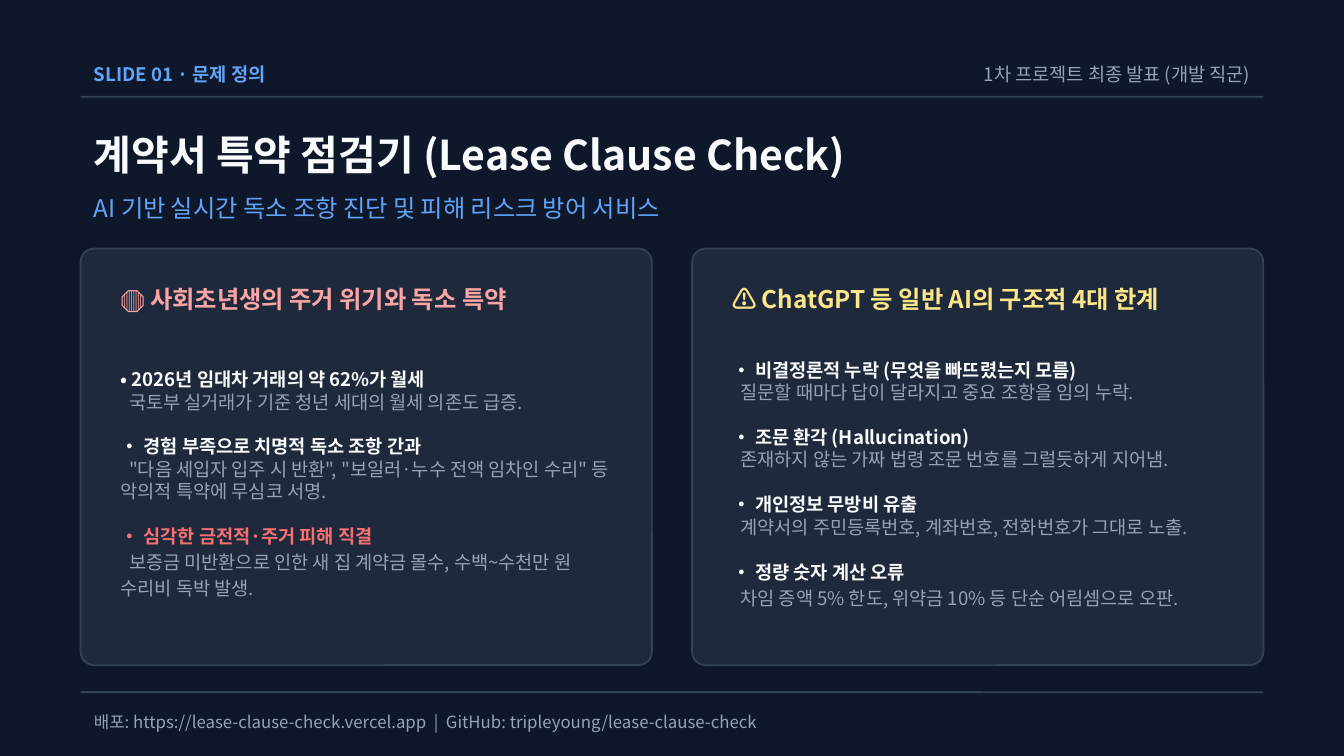
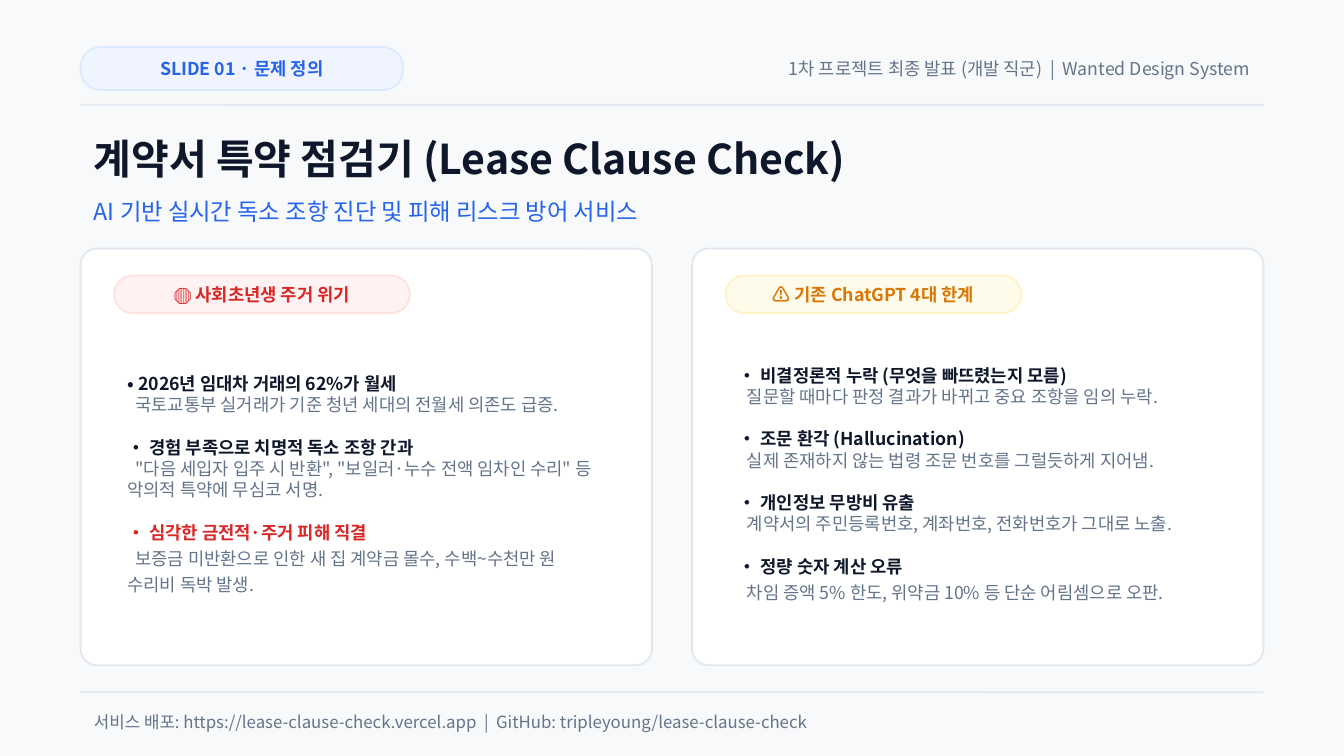
Before and after one commit to tripleyoung/lease-clause-check, a slide deck: slide 1 of submission/01_발표자료_계약서특약점검기.pptx. Drawn at 1344x756 pixels with LibreOffice and Linux fonts; fonts in the diff are those of the drawing. Boxes give left, top, right and bottom in pixels: in the first picture for what was removed or moved away, otherwise in the second. Text is boxed around its words. In the diff, an @@ line names an element or a change of style, - is before the commit and + after.

Commit message:
style(presentation): 원티드 디자인 시스템(Montage UI) 전면 적용 (화이트 캔버스, 인디고 필 배지, 모던 카드 그리드)

```diff
--- a/submission/01_발표자료_계약서특약점검기.pptx
+++ b/submission/01_발표자료_계약서특약점검기.pptx
@@ background #0F172A to #F8F9FA @@
@@ text "SLIDE 01 · 문제 정의": place and size @@
-text "SLIDE 01 · 문제 정의" at box(94, 65, 265, 83)
+text "SLIDE 01 · 문제 정의" at box(160, 60, 324, 77)
@@ text "SLIDE 01 · 문제 정의" at box(160, 60, 324, 77): size 10 to 9.5 pt, text colour #60A5FA to #2563EB; alignment left to centre @@
@@ rounded rectangle added at box(81, 47, 403, 90), fill #EFF4FF, outline #DBEAFE 1 pt @@
@@ text at box(789, 60, 1250, 80): text changed; size 10 to 9.5 pt; text colour #94A3B8 to #64748B @@
-1차 프로젝트 최종 발표 (개발 직군)
+1차 프로젝트 최종 발표 (개발 직군) | Wanted Design System
@@ line moved from (81, 97) - (1263, 97) to (81, 105) - (1263, 105) @@
@@ line (81, 105) - (1263, 105): stroke #334155 1 pt to #E2E8F0 1 pt @@
@@ text "계약서 특약 점검기 (Lease Clause ..." at box(94, 139, 845, 182): text colour #F8FAFC to #0F172A @@
@@ text "AI 기반 실시간 독소 조항 ..." at box(94, 200, 638, 222): size 13 to 12.5 pt, text colour #60A5FA to #2563EB @@
@@ rounded rectangle at box(81, 249, 652, 665): fill #1E293B to #FFFFFF; outline #334155 1 pt to #E2E8F0 1 pt; proportions changed @@
@@ rounded rectangle at box(692, 249, 1263, 665): fill #1E293B to #FFFFFF; outline #334155 1 pt to #E2E8F0 1 pt; proportions changed @@
@@ rounded rectangle added at box(114, 276, 410, 313), fill #FEF2F2, outline #FEE2E2 1 pt @@
@@ text at box(196, 286, 351, 303): text changed; size 13 to 9.5 pt; text colour #FCA5A5 to #DC2626 @@
-🛑 사회초년생의 주거 위기와 독소 특약
+🛑 사회초년생 주거 위기
@@ rounded rectangle added at box(726, 276, 1021, 313), fill #FFFBEB, outline #FEF3C7 1 pt @@
@@ text at box(795, 286, 975, 303): text changed; size 13 to 9.5 pt; text colour #FDE68A to #D97706 @@
-⚠️ ChatGPT 등 일반 AI의 구조적 4대 한계
+⚠️ 기존 ChatGPT 4대 한계
@@ text at box(127, 375, 591, 593): text changed; size 10 to 9.5 pt; text colour #94A3B8 to #64748B @@
-• 2026년 임대차 거래의 약 62%가 월세
-국토부 실거래가 기준 청년 세대의 월세 의존도 급증.
-• 경험 부족으로 치명적 독소 조항 간과
-"다음 세입자 입주 시 반환", "보일러·누수 전액 임차인 수리" 등 악의적 특약에 무심코 서명.
-• 심각한 금전적·주거 피해 직결
-보증금 미반환으로 인한 새 집 계약금 몰수, 수백~수천만 원 수리비 독박 발생.
+• 2026년 임대차 거래의 62%가 월세
+국토교통부 실거래가 기준 청년 세대의 전월세 의존도 급증.
+• 경험 부족으로 치명적 독소 조항 간과
+"다음 세입자 입주 시 반환", "보일러·누수 전액 임차인 수리" 등 악의적 특약에 무심코 서명.
+• 심각한 금전적·주거 피해 직결
+보증금 미반환으로 인한 새 집 계약금 몰수, 수백~수천만 원 수리비 독박 발생.
@@ text at box(747, 367, 1173, 602): text changed; size 10 to 9.5 pt; text colour #94A3B8 to #64748B @@
-• 비결정론적 누락 (무엇을 빠뜨렸는지 모름)
-질문할 때마다 답이 달라지고 중요 조항을 임의 누락.
-• 조문 환각 (Hallucination)
-존재하지 않는 가짜 법령 조문 번호를 그럴듯하게 지어냄.
-• 개인정보 무방비 유출
-계약서의 주민등록번호, 계좌번호, 전화번호가 그대로 노출.
-• 정량 숫자 계산 오류
-차임 증액 5% 한도, 위약금 10% 등 단순 어림셈으로 오판.
+• 비결정론적 누락 (무엇을 빠뜨렸는지 모름)
+질문할 때마다 판정 결과가 바뀌고 중요 조항을 임의 누락.
+• 조문 환각 (Hallucination)
+실제 존재하지 않는 법령 조문 번호를 그럴듯하게 지어냄.
+• 개인정보 무방비 유출
+계약서의 주민등록번호, 계좌번호, 전화번호가 그대로 노출.
+• 정량 숫자 계산 오류
+차임 증액 5% 한도, 위약금 10% 등 단순 어림셈으로 오판.
@@ line (81, 692) - (1263, 692): stroke #334155 1 pt to #E2E8F0 1 pt @@
@@ text at box(94, 714, 807, 732): text changed; text colour #94A3B8 to #64748B @@
-배포: https://lease-clause-check.vercel.app | GitHub: tripleyoung/lease-clause-check
+서비스 배포: https://lease-clause-check.vercel.app | GitHub: tripleyoung/lease-clause-check
```
Also in this commit, not shown: 5 other slides changed, 6 other files.
